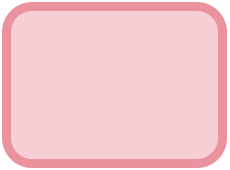
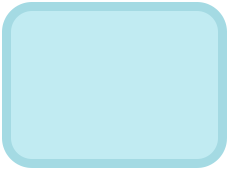
Layered file, before and after one edit (230×170). Changes by layer:
painted on "Rounded Rectangle 1" over [2, 2, 227, 168]
